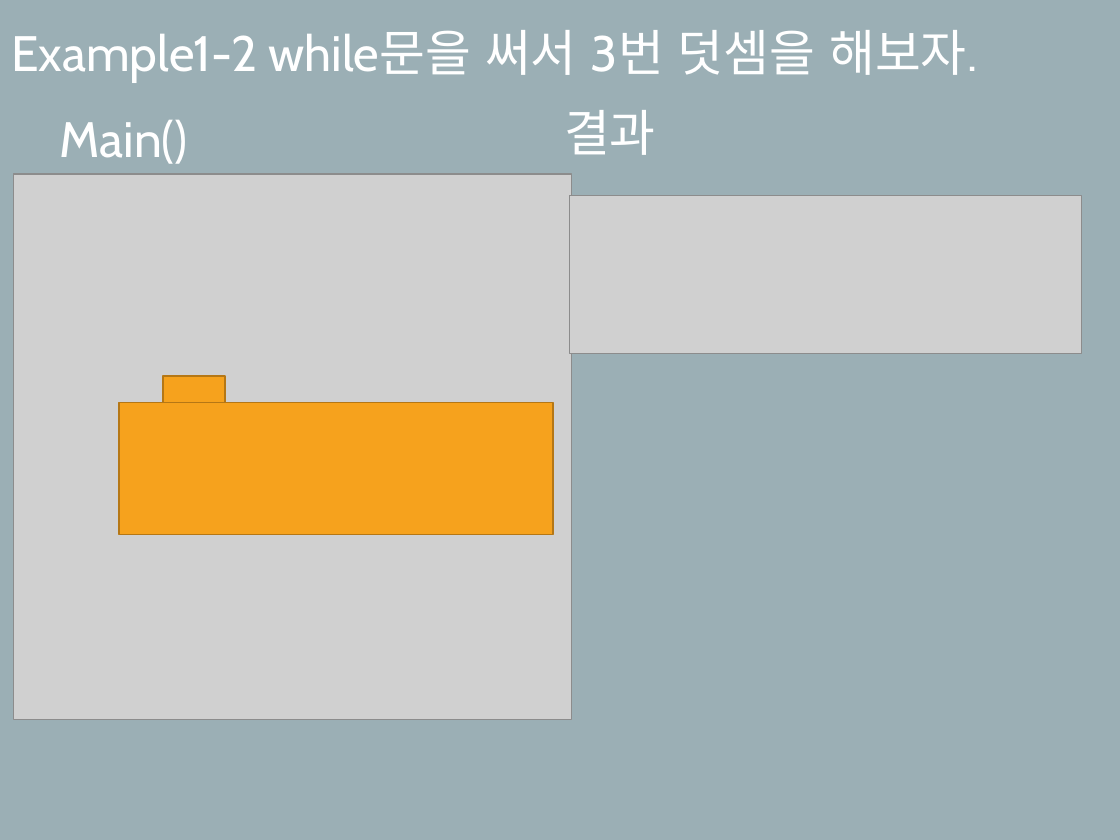
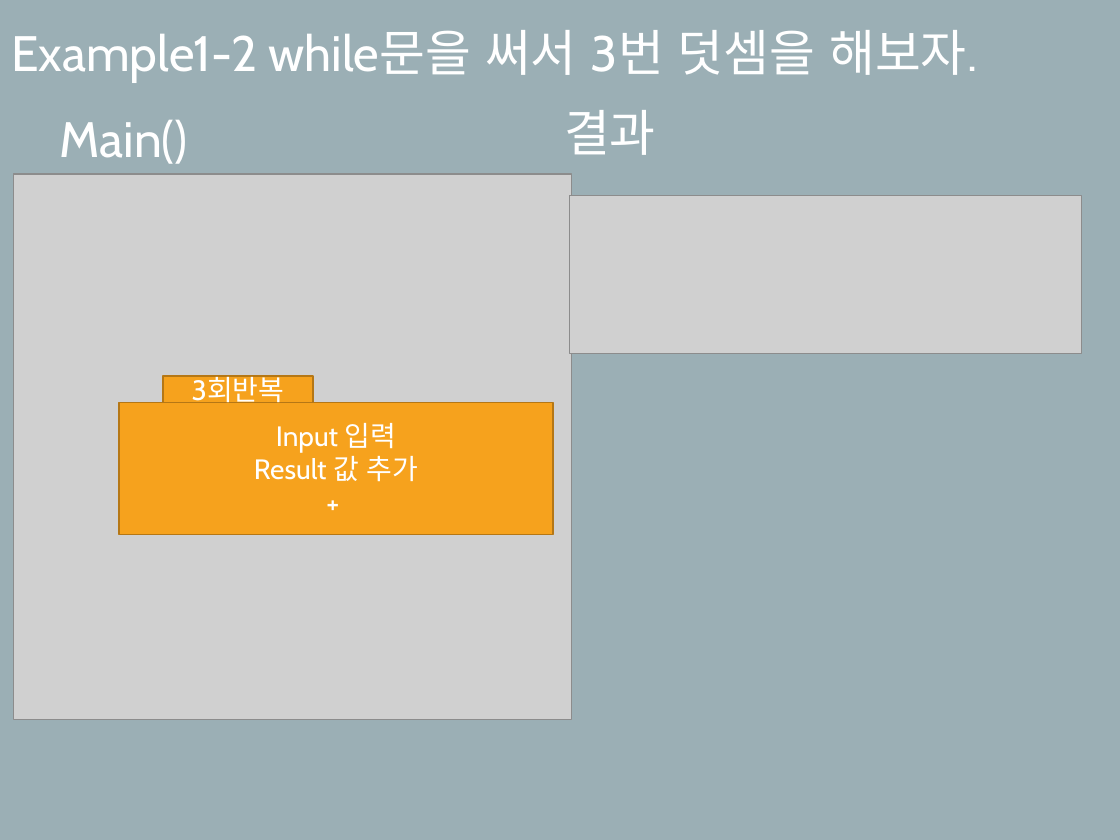
Before and after one commit to SekyuShin/Mentoring, a slide deck: slide 6 of 2019_Mentoring/5_weeks/멘토링_5주차.pptx. Drawn at 1120x840 pixels with LibreOffice and Linux fonts; fonts in the diff are those of the drawing; grey boxes stand for pictures. Boxes give left, top, right and bottom in pixels: in the first picture for what was removed or moved away, otherwise in the second. Text is boxed around its words. In the diff, an @@ line names an element or a change of style, - is before the commit and + after.

Commit message:
modify

```diff
--- a/2019_Mentoring/5_weeks/멘토링_5주차.pptx
+++ b/2019_Mentoring/5_weeks/멘토링_5주차.pptx
@@ rectangle removed at [164, 376, 225, 403] @@
@@ rectangle added at [164, 376, 314, 403], fill #F6A21D, outline #B67815 1 pt, 18 pt, text #FFFFFF @@
+3회반복
@@ text in rectangle at [254, 423, 419, 482]: text added @@
+Input 입력
+Result 값 추가
++
```
Also in this commit, not shown: 4 other slides changed.
